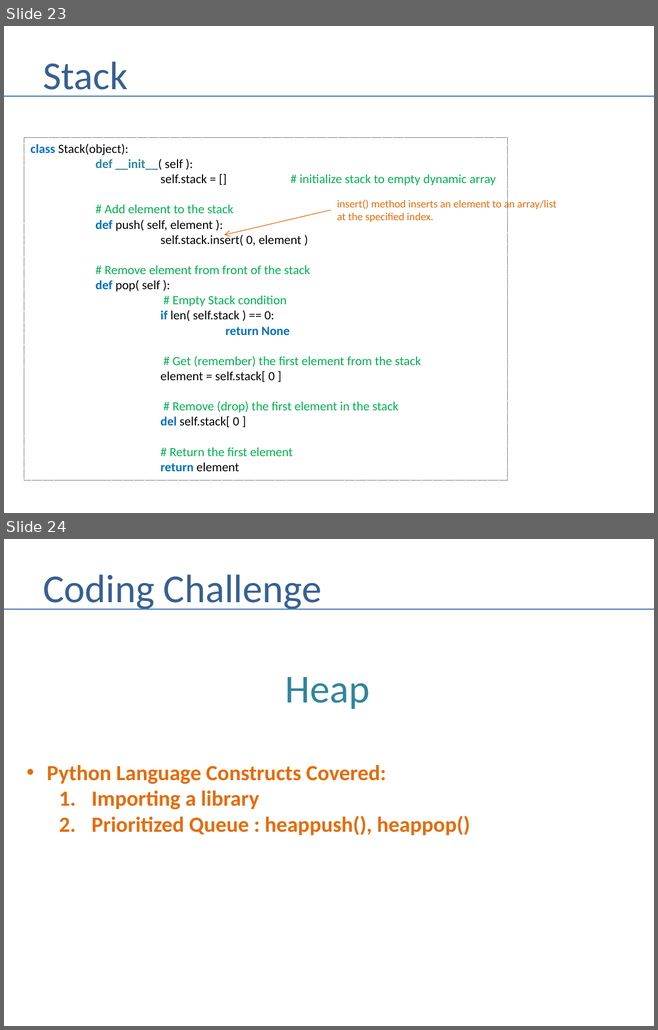
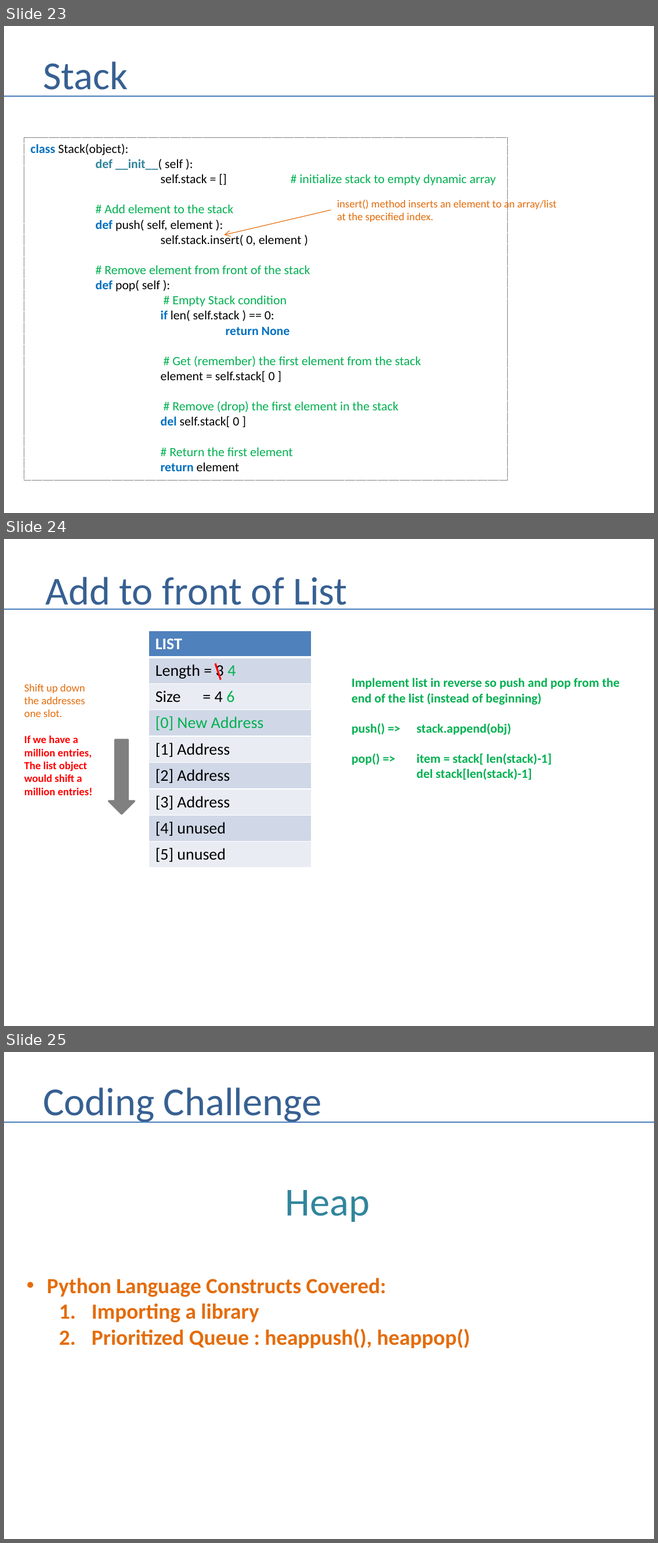
Before and after one commit to andrewferlitsch/Portland-Data-Science-Group, a slide deck: Presentations/Whiteboarding.pptx. Shown one above the other, each under a label of ours: slides 23 and 24 before the commit, slides 23, 24 and 25 after it. The pictures are 658x1030 and 658x1543 pixels, drawn with LibreOffice and Linux fonts; fonts in the diff are those of the drawing. Boxes give left, top, right and bottom in pixels: in the first picture for what was removed or moved away, otherwise in the second. Text is boxed around its words. In the diff, an @@ line names an element or a change of style, - is before the commit and + after.

```diff
--- a/Presentations/Whiteboarding.pptx
+++ b/Presentations/Whiteboarding.pptx
@@ slide 24 added at bbox=[4, 539, 654, 1026], background #FFFFFF @@
@@ title added at bbox=[46, 577, 347, 610], 44 pt, text #376092 @@
+Add to front of List
@@ line added from (4, 609) to (654, 609), #4B7EBC 1.5 pt @@
@@ table added at bbox=[149, 631, 311, 868], 9 rows, 1 columns @@
+LIST
+Length = 3 4
+Size = 4 6
+[0] New Address
+[1] Address
+[2] Address
+[3] Address
+[4] unused
+[5] unused
@@ line added from (215, 664) to (220, 680), #FF0000 2 pt @@
@@ text added at bbox=[351, 678, 619, 780], 14 pt, text #00B050, bold @@
+Implement list in reverse so push and pop from the
+end of the list (instead of beginning)
+push() => stack.append(obj)
+pop() => item = stack[ len(stack)-1]
+del stack[len(stack)-1]
@@ text added at bbox=[24, 684, 93, 795], 12 pt, text #FF0000, bold @@
+Shift up down the addresses one slot.
+If we have a million entries,
+The list object would shift a million entries!
@@ arrow added from (596, 715) to (596, 715), #4B7EBC 0.75 pt @@
@@ down arrow added at bbox=[108, 740, 134, 814], fill #808080, outline #808080 2 pt @@
@@ what was slide 24 is now slide 25 @@
```
Also in this commit, not shown: 2 slides changed.
